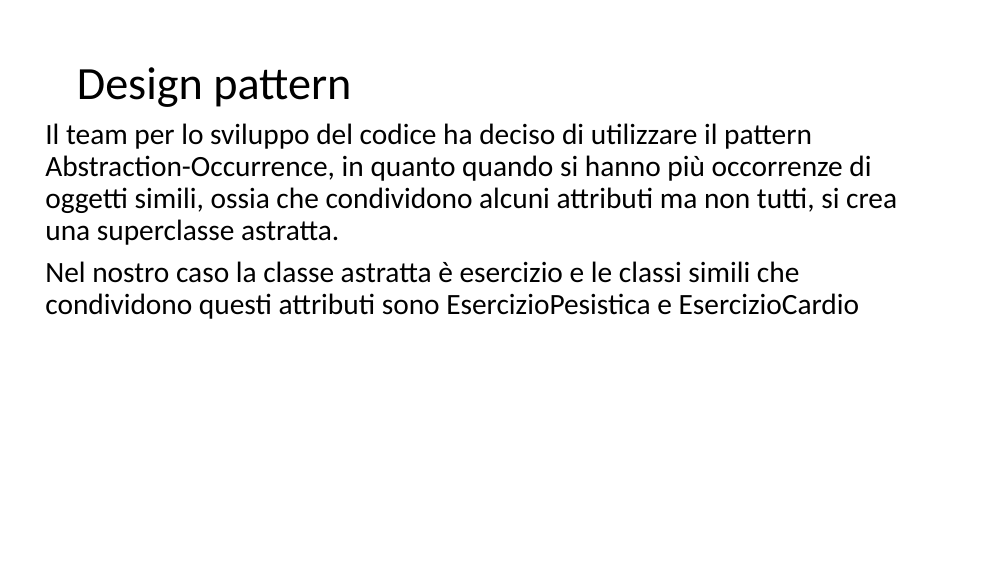
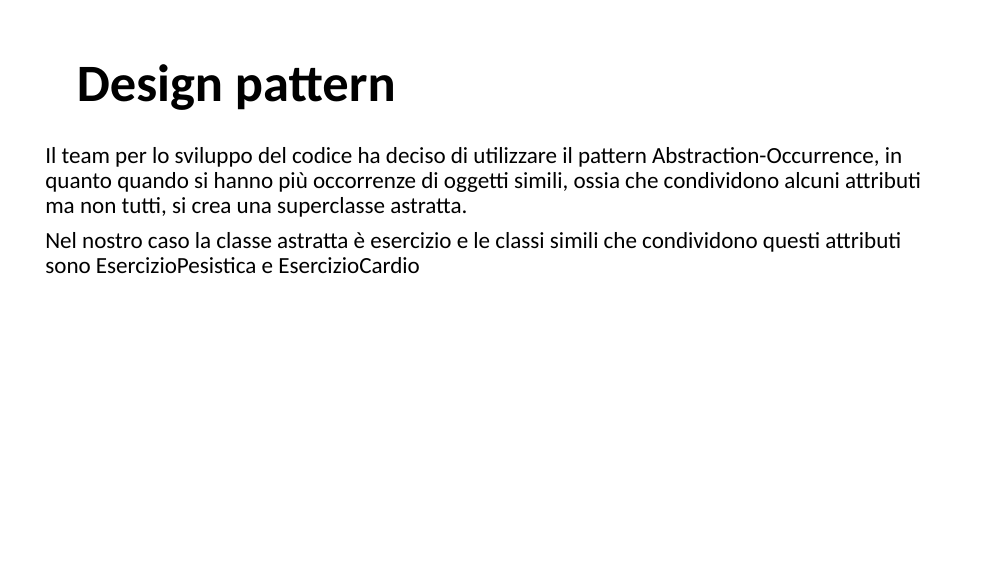
Before and after one commit to rberto4/fitnessapp_ingsw, a slide deck: slide 11 of docs/FITNESS APP (1).pptx. Drawn at 1008x567 pixels with LibreOffice and Linux fonts; fonts in the diff are those of the drawing. Boxes give left, top, right and bottom in pixels: in the first picture for what was removed or moved away, otherwise in the second. Text is boxed around its words. In the diff, an @@ line names an element or a change of style, - is before the commit and + after.

```diff
--- a/docs/FITNESS APP (1).pptx
+++ b/docs/FITNESS APP (1).pptx
@@ title "Design pattern" at <box>77,64,396,110</box>: size 44 to 50 pt, bold on @@
@@ text "Il team per lo sviluppo ...": place and size @@
-text "Il team per lo sviluppo ..." at <box>45,123,897,319</box>
+text "Il team per lo sviluppo ..." at <box>45,147,921,273</box>
@@ text "Il team per lo sviluppo ..." at <box>45,147,921,273</box>: size 28 to 22 pt @@
```
Also in this commit, not shown: 17 other slides changed.
